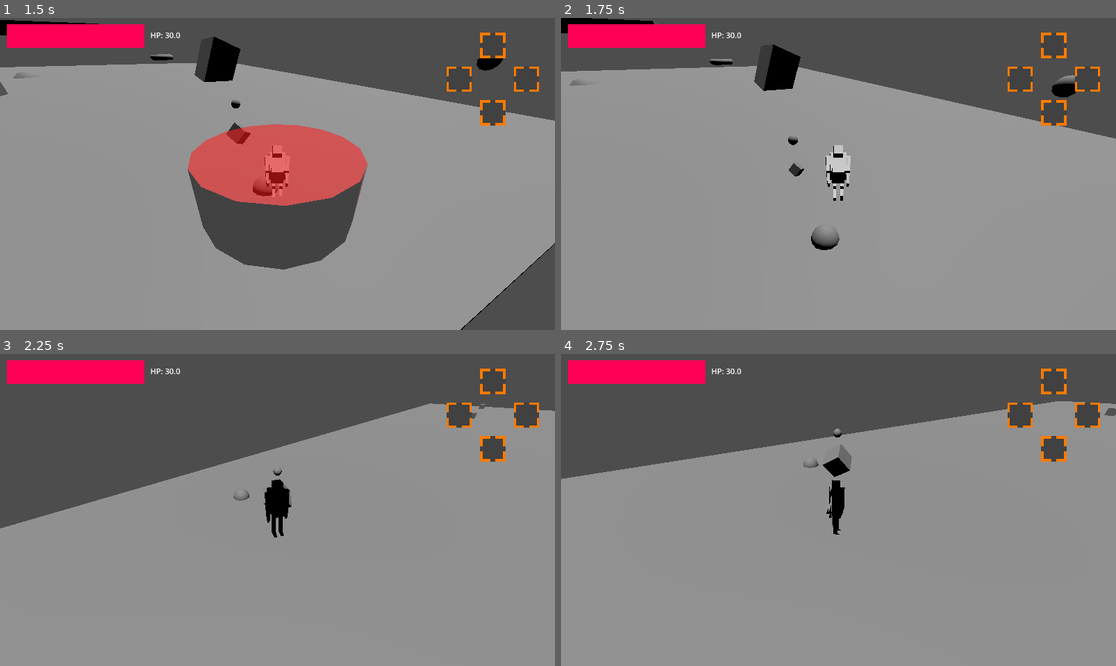
Above: before the commit, frames 1-4 (two rows, left to right).
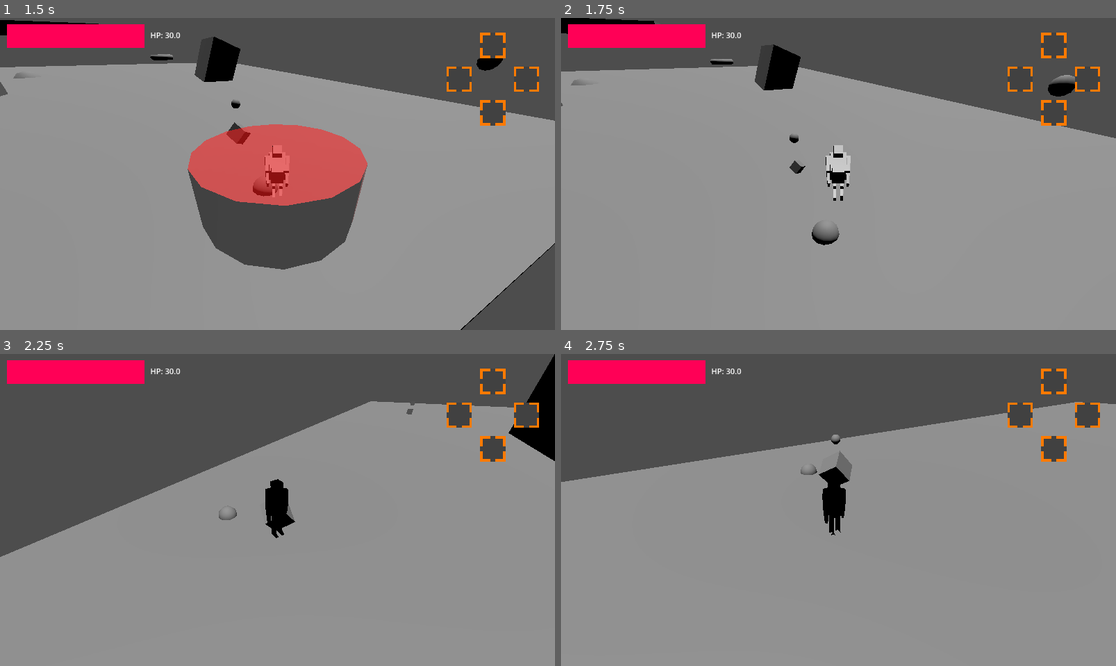
Above: after the commit, the same moments.

Repository: stron1le/MVM28
Game: Godot game, scene res://Scenes/start_screen.tscn
Two runs of this game, one before a commit and one after it. Both use one fixed random seed, a clock stepped at 60 frames per second and the inputs below.
Inputs (mouse positions are in pixels of both pictures, inside the frame that each line leads up to):
- Up to frame 1 (1.5 s): click "New Game" at 0.5 s; move the mouse to (305, 174) at 1.27 s; hold W (ForwardAxisNegative) from 1.28 s (still down); click (305, 174) at 1.35 s
- Up to frame 2 (1.75 s): keep holding W (ForwardAxisNegative); tap Space (Jump) at 1.52 s
- Up to frame 3 (2.25 s): keep holding W (ForwardAxisNegative); move the mouse to (249, 510) at 2.02 s; right-click (249, 510) at 2.1 s
- Up to frame 4 (2.75 s): keep holding W (ForwardAxisNegative); tap Space (Jump) at 2.27 s

Frame 1 is identical in both runs. In frame 2, 0.5% of the frame differs, in the area x 0-100%, y 0-75%; in frame 3, 4.5%, in the area x 0-100%, y 0-66%; in frame 4, 1.6%.

Commit message:
Modified aerial adjustment code
Aerial adjustment has been renamed, and modified to alter slidex first, and then make changes to velocity. This seems to produce results that are more accurate. Also, the strain factor has been adjusted.

Diff:
--- a/mvm28/Scripts/test_character.gd
+++ b/mvm28/Scripts/test_character.gd
@@ -19,7 +19,7 @@
 const BRAKE_JUMP_SPEEDS = Vector2(20,10)
 const CUT_JUMP_MULTIPLIER = 0.5;
 const STANDARD_DRAG = 0.35;
-const STRAIN_FORWARD_FACTOR = 20;
+const STRAIN_FORWARD_FACTOR = 10;
 const DRAG_EXCESS_FORWARD_FACTOR = 1.0;
 const DRAG_EXCESS_BACKWARD_FACTOR = 2.0;
 const DASH_SPEED = 15;
@@ -217,7 +217,7 @@
 		velocity.y *= CUT_JUMP_MULTIPLIER;
 		canCutJump = false;
 	velocity += get_gravity()*delta;
-	aerialAdjustment(delta);
+	updateAirWithoutTurn(delta);
 	move_and_slide();
 	if (is_on_floor()):
 		canCutJump = false;
@@ -318,7 +318,7 @@
 			dashTimer.stop();
 
 
-func aerialAdjustment(delta):
+func updateAirWithoutTurn(delta):
 	var dragThreshold;
 	var sidewaysSpeed=0;
 	var intendedYawDiff;
@@ -349,10 +349,12 @@
 		forwardVel += 10*delta;
 	var magVector = forwardVel*transform.basis.z;
 	velocity = Vector3(magVector.x,velocity.y,magVector.z);
-	#print(sin(deg_to_rad(global_rotation_degrees.y+90)+get_camera_yaw()));
-	velocity+=transform.basis.x*sidewaysSpeed;
 	slideX=velocity.x;
 	slideZ=velocity.z;
+	slideX+=(transform.basis.x*sidewaysSpeed).x;
+	slideZ+=(transform.basis.x*sidewaysSpeed).z;
+	velocity.x=slideX;
+	velocity.z=slideZ;
 func act_test(delta):
 	var movementVector3D = Vector3(movementVector2D.x,0,movementVector2D.y).rotated(transform.basis.y,get_camera_yaw());
 
